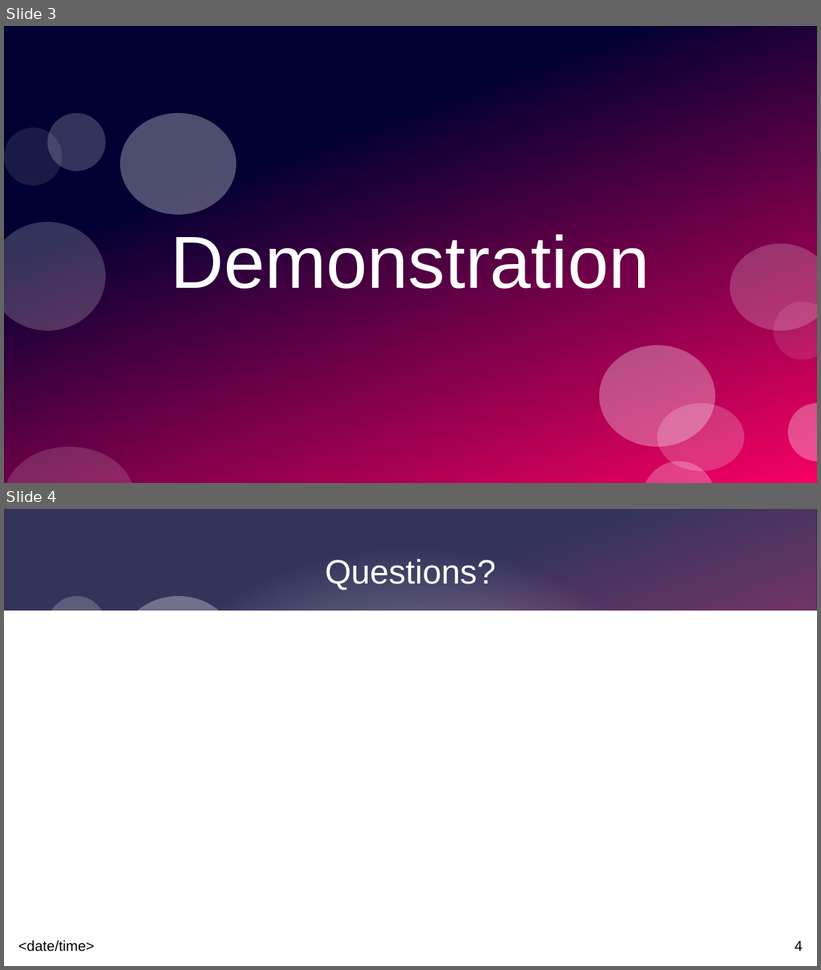
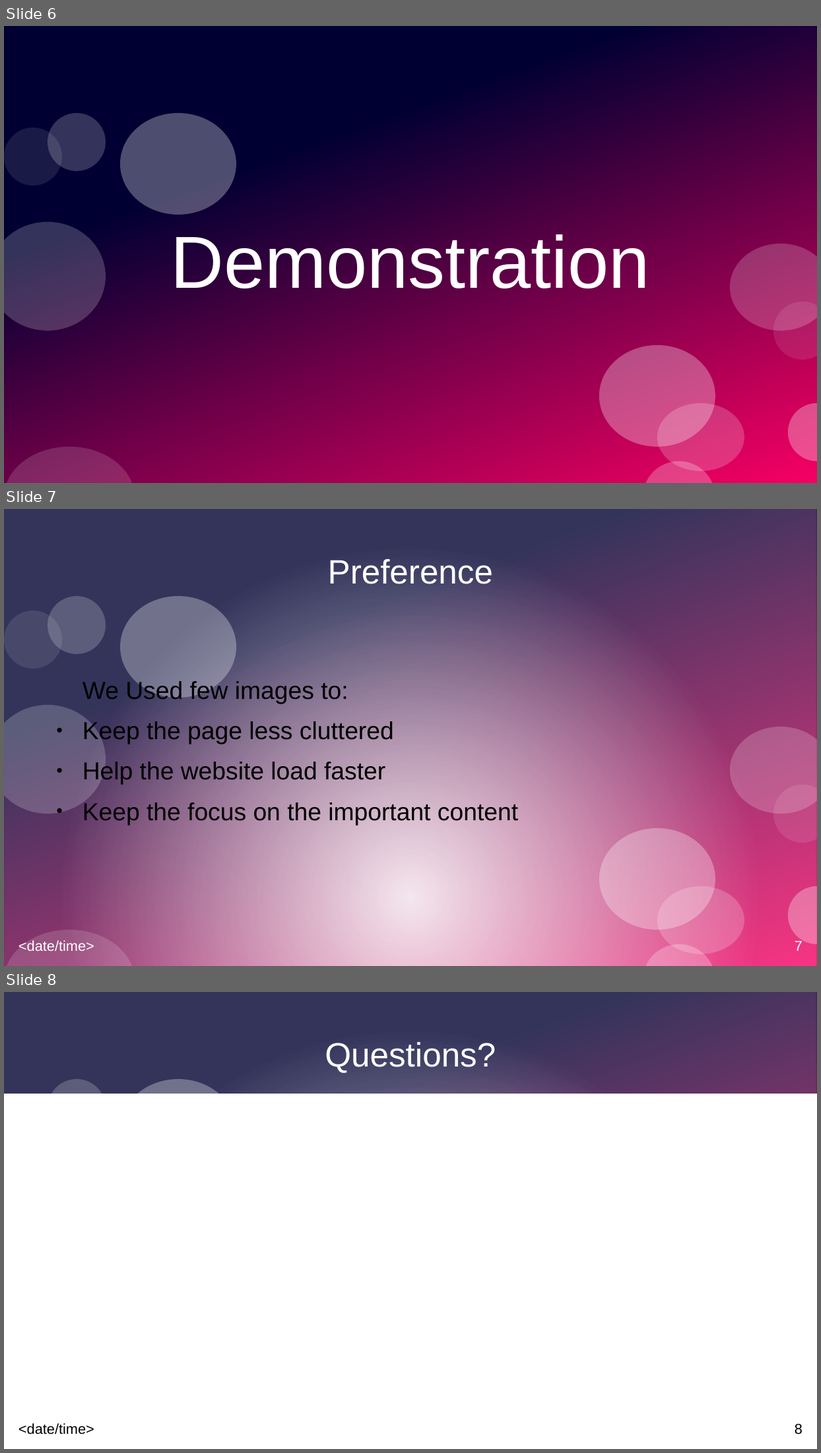
Before and after one commit to sr66139p/CIT-231-Term-Project, a slide deck: term-project-presentation.pptx. Shown one above the other, each under a label of ours: slides 3 and 4 before the commit, slides 6, 7 and 8 after it. The pictures are 821x970 and 821x1453 pixels, drawn with LibreOffice and Linux fonts; fonts in the diff are those of the drawing. Boxes give left, top, right and bottom in pixels: in the first picture for what was removed or moved away, otherwise in the second. Text is boxed around its words. In the diff, an @@ line names an element or a change of style, - is before the commit and + after.

```diff
--- a/term-project-presentation.pptx
+++ b/term-project-presentation.pptx
@@ slide 7 added at [4, 509, 817, 966], background #FFFFFF; not listed: 14 template elements that a slide beside it also shows @@
@@ title added at [328, 559, 493, 584], 33 pt, text #FFFFFF @@
+Preference
@@ text added at [83, 680, 518, 825], 24 pt, text #000000 @@
+We Used few images to:
+● Keep the page less cluttered
+● Help the website load faster
+● Keep the focus on the important content
@@ text added at [19, 941, 94, 951], 14 pt, text #FFFFFF @@
+<date/time>
@@ what was slide 3 is now slide 6 @@
@@ what was slide 4 is now slide 8 @@
@@ page number at [795, 1424, 803, 1435]: text changed @@
-4
+8
```
Also in this commit, not shown: 1 slide changed, 3 other slides added.
